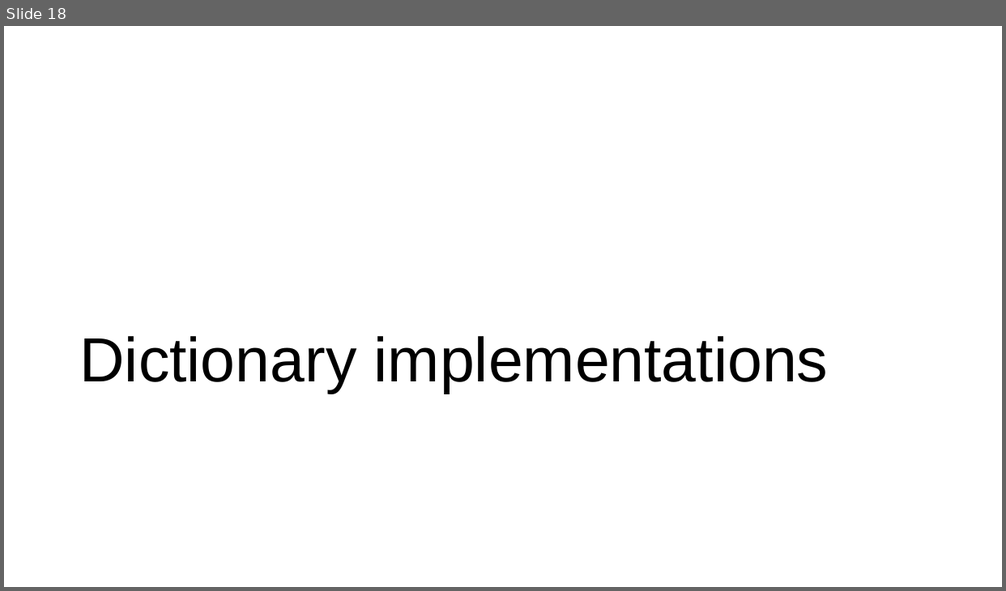
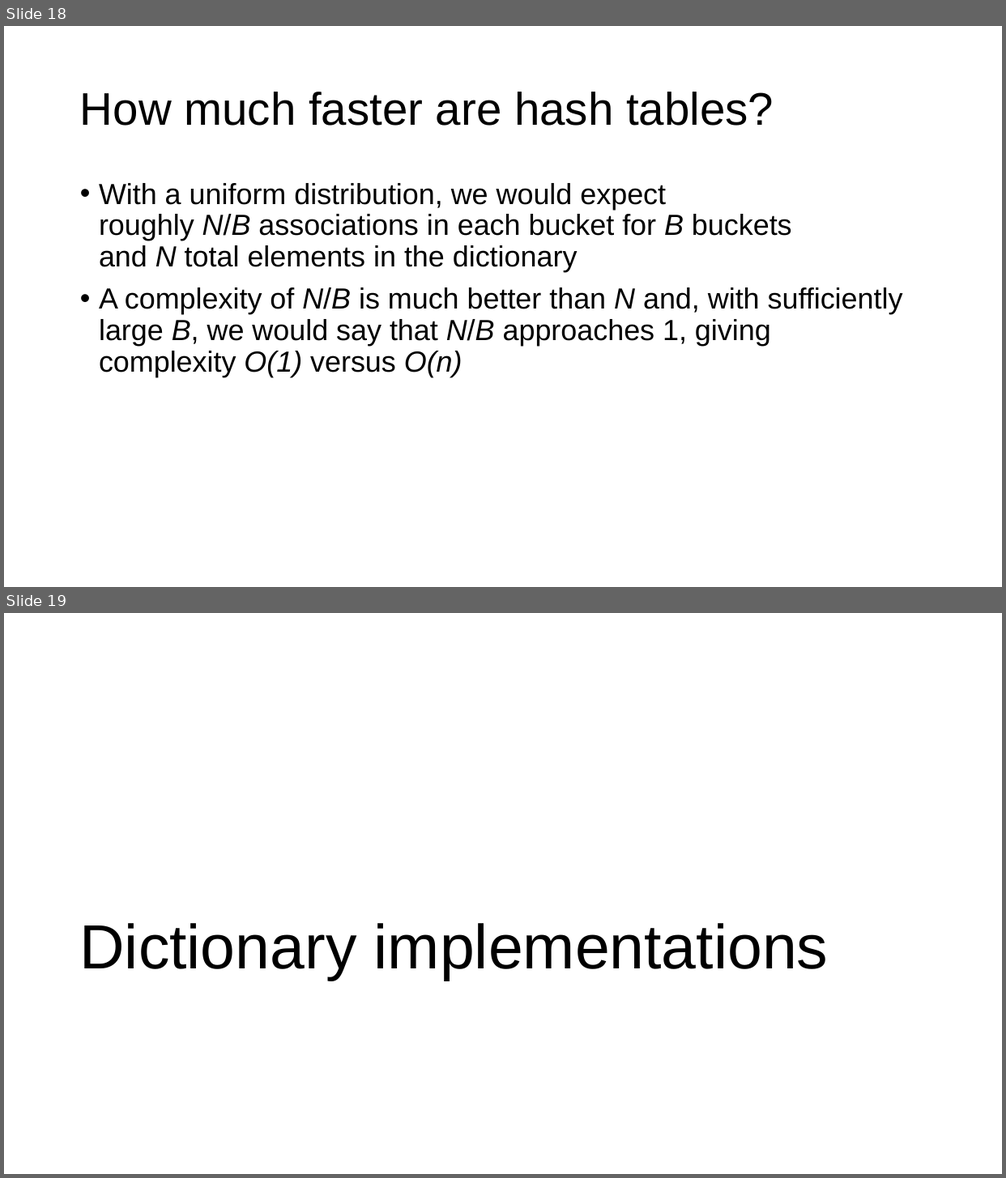
Before and after one commit to parrt/msds692, a slide deck: notes/hashtable.pptx. Shown one above the other, each under a label of ours: slide 18 before the commit, slides 18 and 19 after it. The pictures are 1006x591 and 1006x1178 pixels, drawn with LibreOffice and Linux fonts; fonts in the diff are those of the drawing; background and template pictures are left out. Boxes give left, top, right and bottom in pixels: in the first picture for what was removed or moved away, otherwise in the second. Text is boxed around its words. In the diff, an @@ line names an element or a change of style, - is before the commit and + after.

```diff
--- a/notes/hashtable.pptx
+++ b/notes/hashtable.pptx
@@ slide 18 added at (4,26,1002,587), background #FFFFFF @@
@@ title added at (80,92,774,126), 44 pt, text #000000 @@
+How much faster are hash tables?
@@ text added at (99,183,903,378), 28 pt, text #000000 @@
+• With a uniform distribution, we would expect roughly N/B associations in each bucket for B buckets and N total elements in the dictionary
+• A complexity of N/B is much better than N and, with sufficiently large B, we would say that N/B approaches 1, giving complexity O(1) versus O(n)
@@ what was slide 18 is now slide 19 @@
```
Also in this commit, not shown: 3 other files.
